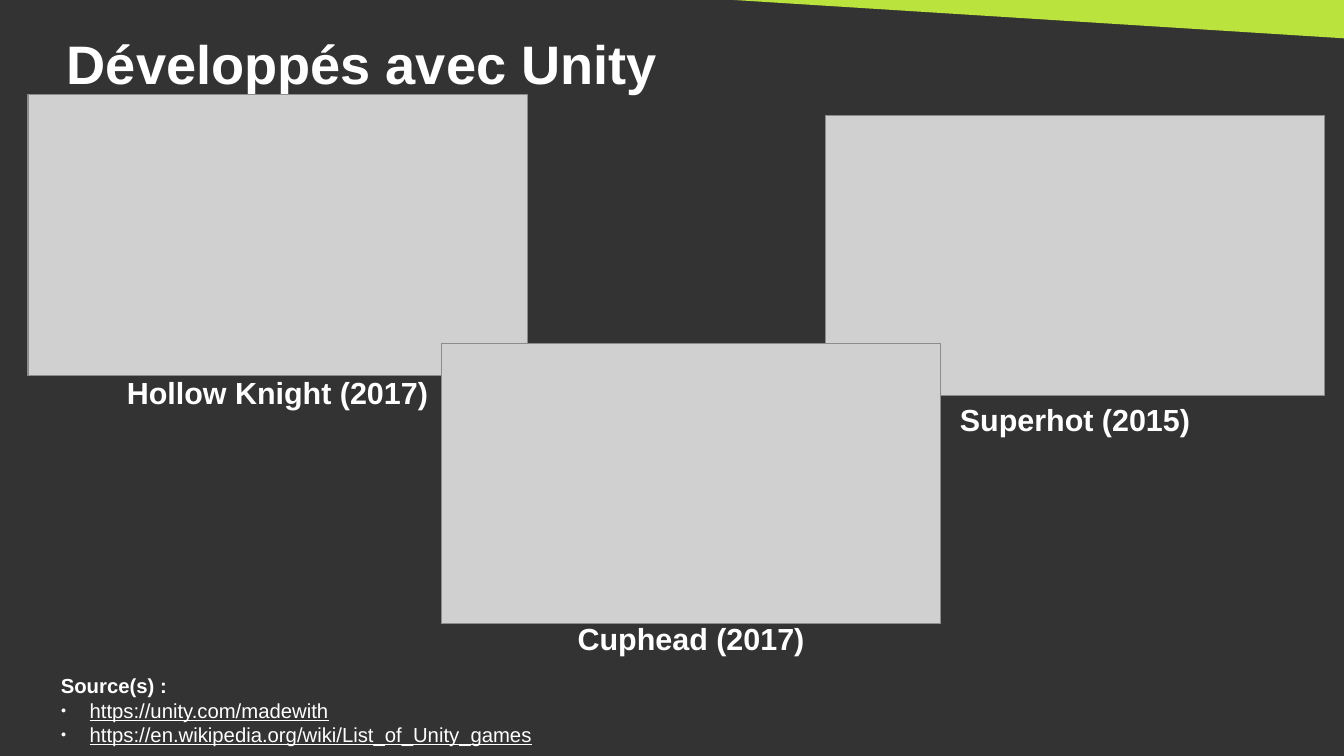
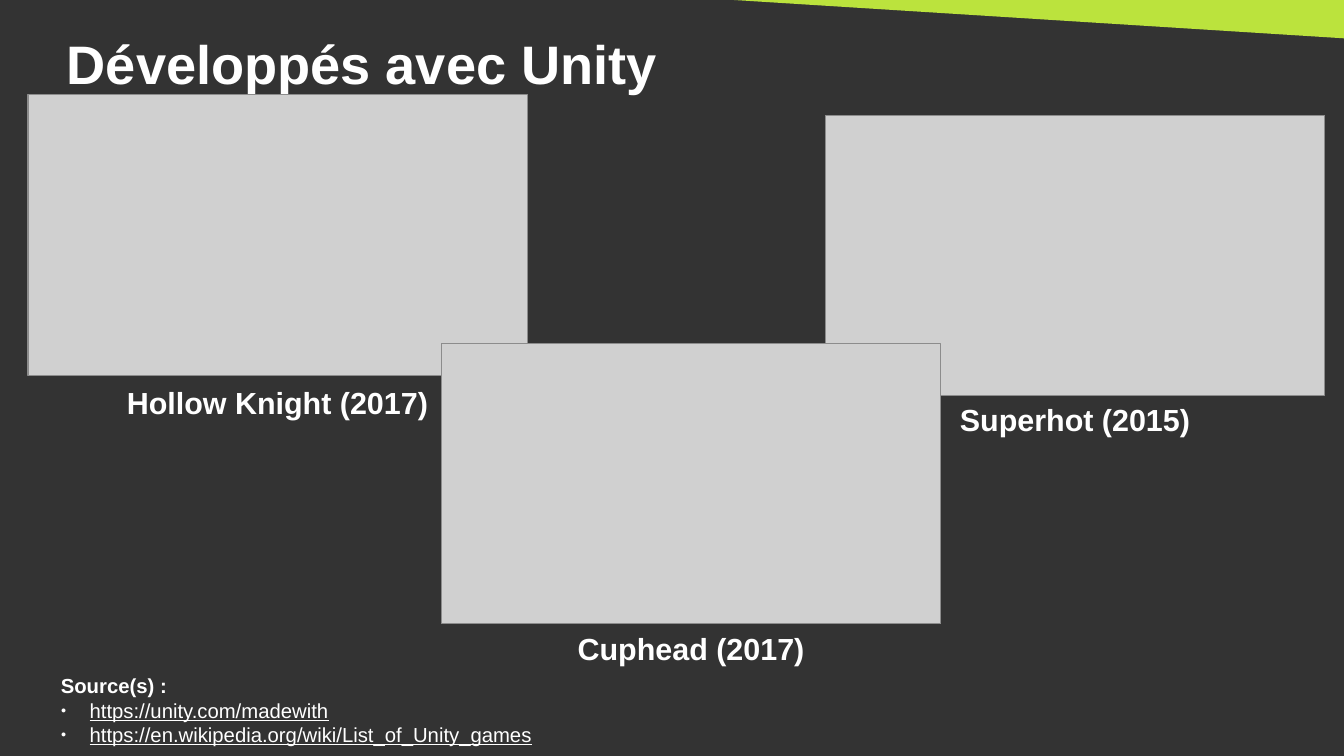
Before and after one commit to DanYellow/cours, a slide deck: slide 8 of creation-et-design-interactif-s4/travaux-pratiques/numero-1/presentation.odp. Drawn at 1344x756 pixels with LibreOffice and Linux fonts; fonts in the diff are those of the drawing; grey boxes stand for pictures. Boxes give left, top, right and bottom in pixels: in the first picture for what was removed or moved away, otherwise in the second. Text is boxed around its words. In the diff, an @@ line names an element or a change of style, - is before the commit and + after.

```diff
--- a/creation-et-design-interactif-s4/travaux-pratiques/numero-1/presentation.odp
+++ b/creation-et-design-interactif-s4/travaux-pratiques/numero-1/presentation.odp
@@ text "Hollow Knight (2017)" moved from (x1=127, y1=382, x2=428, y2=410) to (x1=127, y1=392, x2=428, y2=420) @@
@@ text "Cuphead (2017)" moved from (x1=578, y1=628, x2=804, y2=656) to (x1=578, y1=638, x2=804, y2=666) @@
```
Also in this commit, not shown: 3 other slides changed, 1 slide added, 12 other files.
